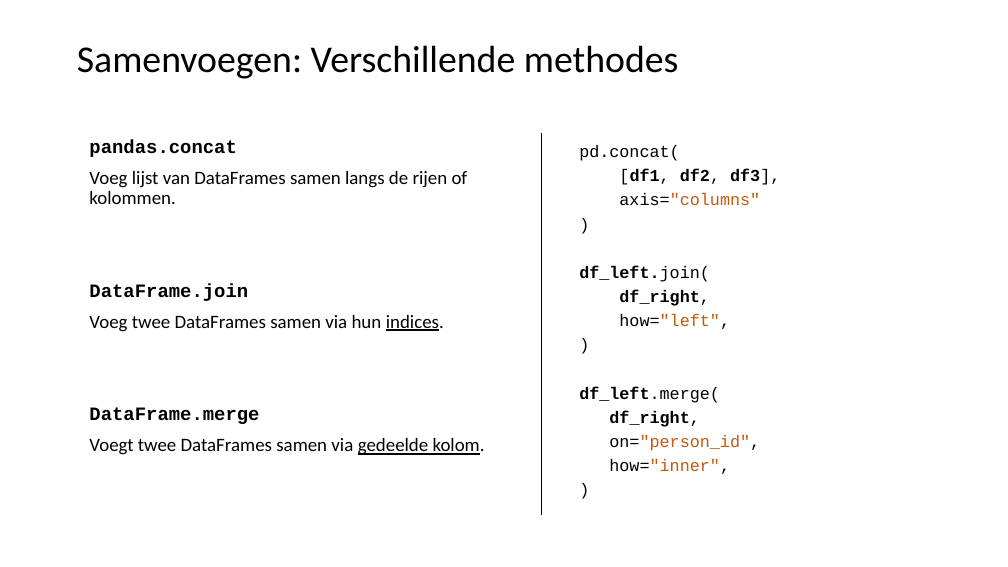
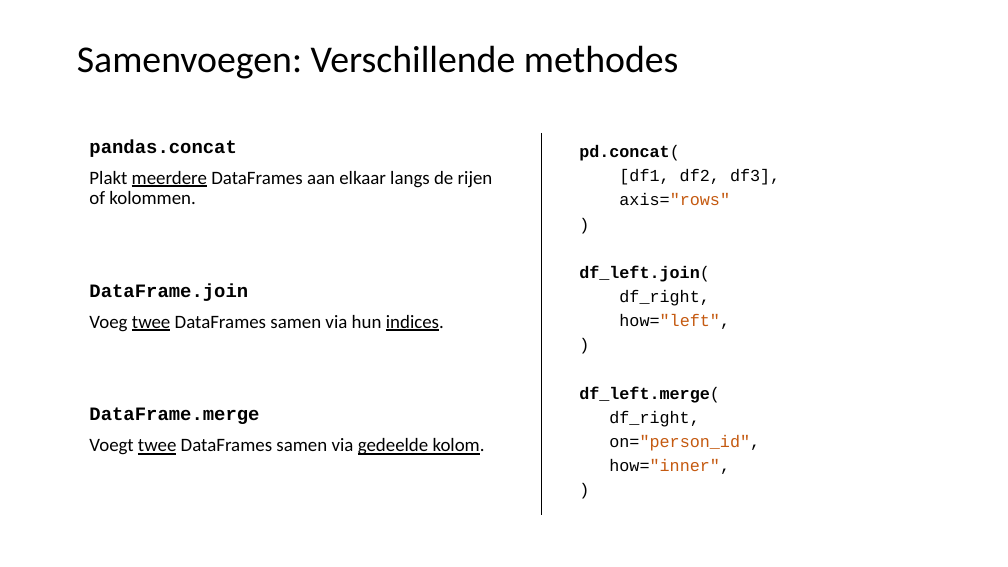
Before and after one commit to LFKoning/knowledge-sharing, a slide deck: slide 16 of python_course/3_pandas_plotting/python_cursus_3.pptx (slide 17 before the commit). Drawn at 1008x567 pixels with LibreOffice and Linux fonts; fonts in the diff are those of the drawing. Boxes give left, top, right and bottom in pixels: in the first picture for what was removed or moved away, otherwise in the second. Text is boxed around its words. In the diff, an @@ line names an element or a change of style, - is before the commit and + after.

```diff
--- a/python_course/3_pandas_plotting/python_cursus_3.pptx
+++ b/python_course/3_pandas_plotting/python_cursus_3.pptx
@@ text at (x1=579, y1=145, x2=780, y2=427): bold on in "pd.concat(", "df_left.join(", "df_left.merge("; bold off in "[df1, df2, df3],", "df_right,", "df_right," @@
@@ text at (x1=89, y1=171, x2=493, y2=204): text changed @@
-Voeg lijst van DataFrames samen langs de rijen of kolommen.
+Plakt meerdere DataFrames aan elkaar langs de rijen of kolommen.
@@ text at (x1=619, y1=193, x2=730, y2=205): text changed @@
-axis="columns"
+axis="rows"
@@ text at (x1=89, y1=315, x2=485, y2=455): underline on in "twee", "twee" @@
```
Also in this commit, not shown: 12 other slides changed, 1 slide removed.
